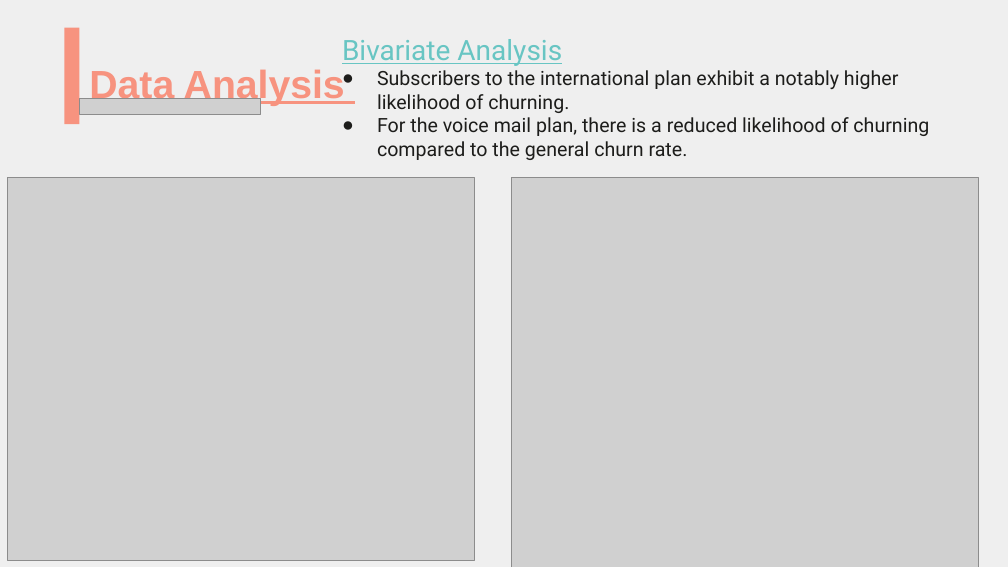
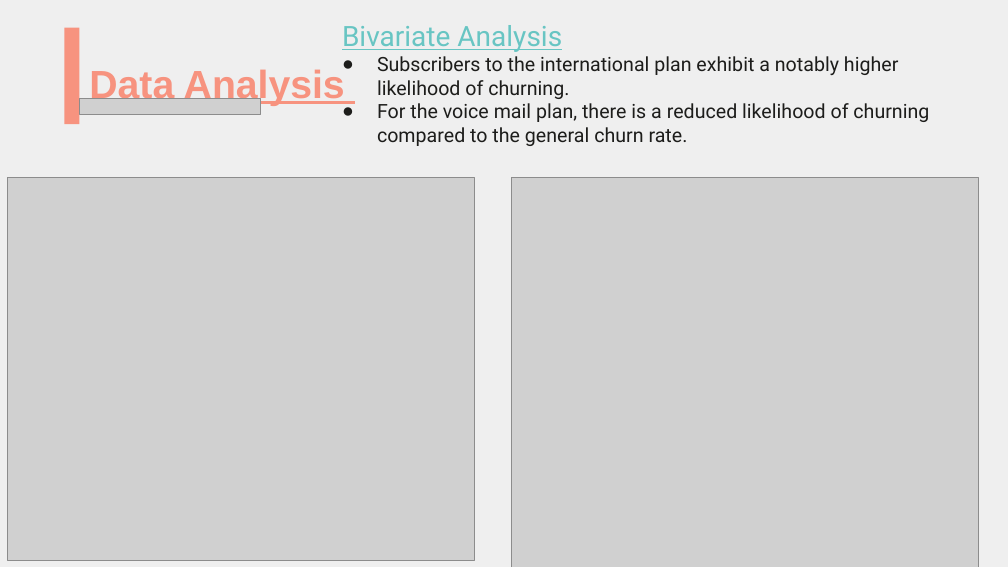
Before and after one commit to NgenziNevilleMativo/syriatel_customer_churn, a slide deck: slide 8 of SyriaTel Powerpoint.pptx. Drawn at 1008x567 pixels with LibreOffice and Linux fonts; fonts in the diff are those of the drawing; grey boxes stand for pictures. Boxes give left, top, right and bottom in pixels: in the first picture for what was removed or moved away, otherwise in the second. Text is boxed around its words. In the diff, an @@ line names an element or a change of style, - is before the commit and + after.

```diff
--- a/SyriaTel Powerpoint.pptx
+++ b/SyriaTel Powerpoint.pptx
@@ text "Bivariate Analysis": place and size @@
-text "Bivariate Analysis" at (342, 39, 929, 160)
+text "Bivariate Analysis" at (342, 25, 929, 146)
```
Also in this commit, not shown: 3 other slides changed, 4 slides added, 32 slides removed, 2 other files.
